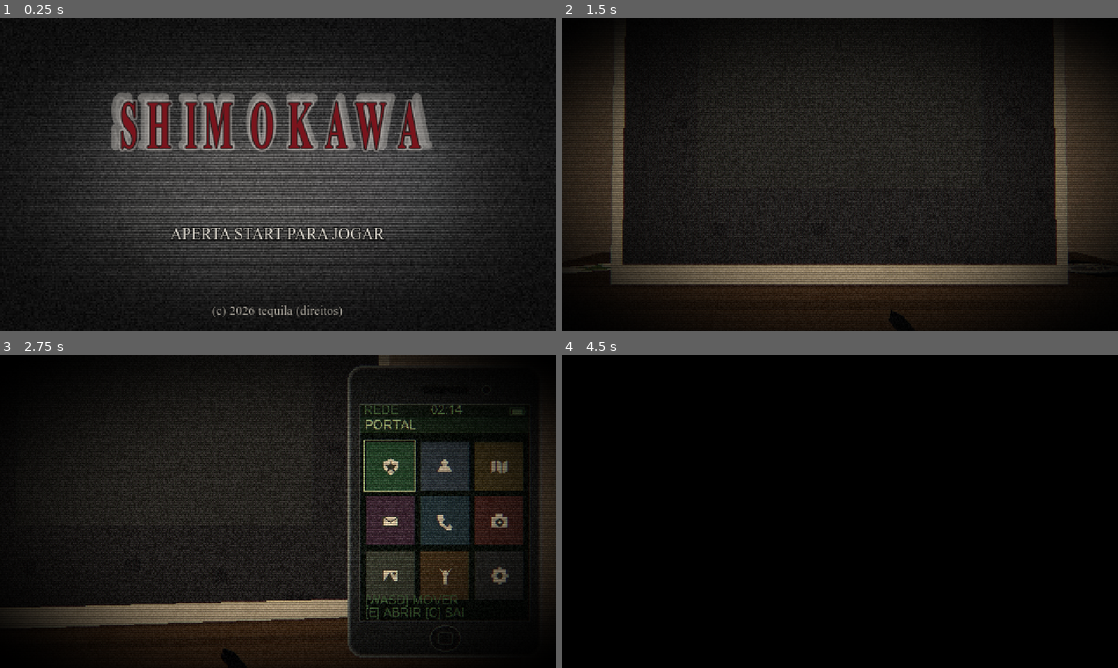
Above: before the commit, frames 1-4 (two rows, left to right).
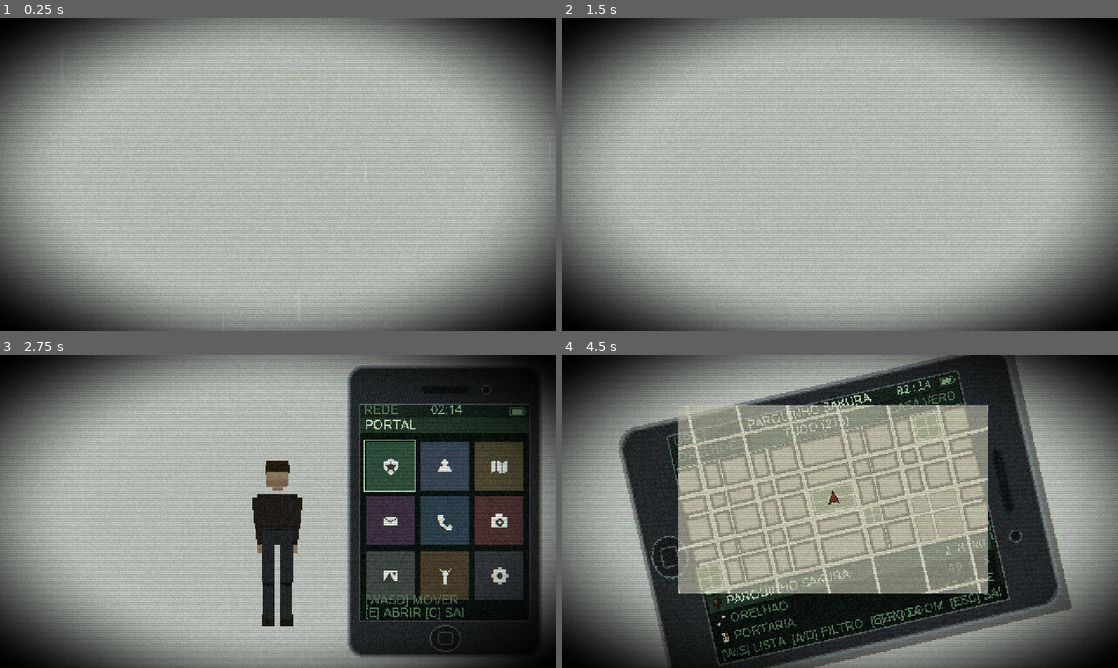
Above: after the commit, the same moments.

Repository: vareIIa/PSX
Game: Godot game, scene res://scenes/test/cidade.tscn
The game is run twice, just before and just after one commit, with the same random seed, the same clock (stepped at 60 frames per second) and the same inputs.
Inputs (mouse positions are in pixels of both pictures, inside the frame that each line leads up to):
- Up to frame 1 (0.25 s): no input
- Up to frame 2 (1.5 s): tap Enter (ui_accept) at 0.5, 0.77 s; move the mouse to (962, 158) at 0.52 s; hold Right (ui_right) 0.53-1.28 s; hold Ctrl (agachar) 0.53-1.28 s; click (962, 158) at 0.67 s; move the mouse to (728, 190) at 1.27 s; hold S (mover_tras) from 1.28 s (still down); tap V (alternar_camera) at 1.35 s
- Up to frame 3 (2.75 s): tap Enter (ui_accept) at 1.52 s; move the mouse to (333, 442) at 2.02 s; release S (mover_tras) at 2.03 s; hold Right (ui_right) from 2.03 s (still down); hold C (celular) from 2.03 s (still down)
- Up to frame 4 (4.5 s): move the mouse to (812, 574) at 2.77 s; release Right (ui_right) at 2.78 s; release C (celular) at 2.78 s; hold W (mover_frente) 2.78-3.53 s; tap Shift (correr) at 2.85 s; click (812, 574) at 2.92 s; tap Enter (ui_accept) at 3.02, 3.77 s; move the mouse to (1006, 558) at 3.52 s; hold Q (examinar) 3.53-4.28 s; hold Left (ui_left) from 3.53 s (still down); move the mouse to (673, 464) at 4.27 s; tap M (gps) at 4.35 s

The runs differ from the first frame. In frame 1, 95% of the frame differs, in the area x 0-100%, y 0-100%; in frame 2, 97%; in frame 3, 73%; in frame 4, 90%.
Error after the commit: Parse Error: Could not resolve class "Abertura", because of a parser error. (res://src/levels/cidade.gd:820)

Commit message:
Acordar FP: props calca+bota na CameraCinematica + yaw norte.
Corpo deitado lia como massa; pernas FP (unshaded) coladas na cam,
escondidas no levantar. Pin 270,-40 yaw travado (sem reorient centroid).
Commit isolado pra nao perder de novo pro restore paralelo.

Diff:
--- a/game/src/levels/abertura.gd
+++ b/game/src/levels/abertura.gd
@@ -333,6 +333,7 @@
 ## pode ter levado o corpo dele para dentro de um comodo no meio do caminho.
 var _nasceu_em := Vector3.ZERO
 var _apoio: OmniLight3D
+var _pernas_fp: Node3D = null
 ## A bicicleta da cena. Guardada porque ela acompanha o sujeito ate o poste: a
 ## abertura acaba onde a partida comeca, e o enunciado e "a bicicleta ao lado
 ## dele".
@@ -481,14 +482,8 @@
 			break
 	var onde := _jogador.global_position
 
-	# Virar pra praca antes de deitar: pes apontam pro miolo (coreto), cabeca
-	# pra fora — assim o FP olhando -eixo enquadra a praca alem das pernas.
-	var praca_alvo := _praca_mais_perto(onde)
-	if praca_alvo != Vector3.INF:
-		var para := Vector3(praca_alvo.x - onde.x, 0.0, praca_alvo.z - onde.z)
-		if para.length_squared() > 1.0:
-			# Em pe, frente do jogador = (-sin y, 0, -cos y). Olhar pra praca.
-			_jogador.rotation.y = atan2(-para.x, -para.z)
+	# Pin Cleiton/Jota: yaw travado norte (lampiao SW a esquerda).
+	_jogador.rotation.y = 0.0
 
 	var figura := _jogador.figura()
 	if figura != null:
@@ -732,6 +727,44 @@
 ## Camera na cabeca, olhando na direcao dos pes (-eixo) para as pernas encharem
 ## o terco de baixo do quadro — e a praca (coreto/igreja quando o Cleiton tiver
 ## geometria) aparecer alem delas. Sobe com o levantar ate a altura dos olhos.
+
+func _limpar_pernas_fp() -> void:
+	if _pernas_fp != null and is_instance_valid(_pernas_fp):
+		_pernas_fp.queue_free()
+	_pernas_fp = null
+
+
+func _caixa_fp(pai: Node3D, tam: Vector3, pos: Vector3, cor: Color) -> void:
+	var mi := MeshInstance3D.new()
+	var box := BoxMesh.new()
+	box.size = tam
+	mi.mesh = box
+	var mat := StandardMaterial3D.new()
+	mat.albedo_color = cor
+	mat.shading_mode = BaseMaterial3D.SHADING_MODE_UNSHADED
+	mat.texture_filter = BaseMaterial3D.TEXTURE_FILTER_NEAREST
+	mi.material_override = mat
+	pai.add_child(mi)
+	mi.position = pos
+
+
+func _montar_pernas_fp(cam: Camera3D) -> void:
+	_limpar_pernas_fp()
+	if cam == null:
+		return
+	_pernas_fp = Node3D.new()
+	_pernas_fp.name = "PernasFPAcordar"
+	cam.add_child(_pernas_fp)
+	var calca := Color("3a4555")
+	var bota := Color("0a0806")
+	for s in [-1.0, 1.0]:
+		var x: float = 0.11 * s
+		_caixa_fp(_pernas_fp, Vector3(0.14, 0.12, 0.48), Vector3(x, -0.08, -0.50), calca)
+		_caixa_fp(_pernas_fp, Vector3(0.12, 0.11, 0.40), Vector3(x, -0.14, -0.96), calca)
+		_caixa_fp(_pernas_fp, Vector3(0.13, 0.10, 0.16), Vector3(x, -0.17, -1.24), bota)
+		_caixa_fp(_pernas_fp, Vector3(0.14, 0.07, 0.14), Vector3(x, -0.20, -1.40), bota)
+
+
 func _plano_da_praca(pose: Dictionary) -> void:
 	var onde: Vector3 = pose["onde"]
 	var eixo: Vector3 = pose["eixo"]
@@ -742,32 +775,19 @@
 	# Camera pelos OSSOS (nao por eixo estimado): cabeca -> meio das canelas.
 	# Foi o que faltava pra calca+bota lerem no terco baixo em vez de cubo solto.
 	# Look-at Cleiton: igreja ~272,-66 (norte). Fallback coreto 272,-48.
-	var alvo_look := Vector3(272.0, 0.0, -52.0)
+		var alvo_look := Vector3(272.0, 0.0, -58.0)
 	var frente_praca := Vector3(alvo_look.x - onde.x, 0.0, alvo_look.z - onde.z)
 	if frente_praca.length_squared() < 0.01:
 		frente_praca = Vector3(0.0, 0.0, -1.0)
 	frente_praca = frente_praca.normalized()
 
-	var cam_de: Vector3
-	var olhar_de: Vector3
-	if figura != null:
-		var p_cabeca := _ponto_osso(figura, Corpo.Osso.CABECA)
-		var p_pe_e := _ponto_osso(figura, Corpo.Osso.CANELA_E)
-		var p_pe_d := _ponto_osso(figura, Corpo.Osso.CANELA_D)
-		var p_pes := (p_pe_e + p_pe_d) * 0.5
-		# Atras da cabeca, pernas no centro-baixo (ref 01).
-		# Mais atras/alto: ve o comprimento da calca ate a bota (nao colado no cubo).
-		cam_de = p_cabeca - frente_praca * 0.75 + Vector3.UP * 0.28
-		# Mira o CHAO entre as botas, horizontal — evita olhar pra cima no teto do coreto.
-		olhar_de = Vector3(p_pes.x, onde.y + 0.06, p_pes.z) + frente_praca * 0.90
-	else:
-		cam_de = onde + eixo * ACORDA_CABECA + Vector3.UP * ACORDA_ALTURA.x
-		olhar_de = onde - eixo * 0.2 + Vector3.UP * 0.05
-
-	var cam_ate := onde + Vector3.UP * ACORDA_ALTURA.y
-	var olhar_ate := onde + frente_praca * ACORDA_OLHAR_LONGE + Vector3.UP * 1.05
-
-	var t0 := Time.get_ticks_msec()
+	# Pin-world rasteiro + props FP na cam (Corpo deitado le como massa).
+	var cam_de := Vector3(onde.x, onde.y + 0.20, onde.z)
+	var olhar_de := Vector3(onde.x, onde.y + 0.06, onde.z) + frente_praca * 2.4
+	var cam_ate := Vector3(onde.x, onde.y + ACORDA_ALTURA.y, onde.z)
+	var olhar_ate := Vector3(onde.x, onde.y + 1.15, onde.z) + frente_praca * ACORDA_OLHAR_LONGE
+
+var t0 := Time.get_ticks_msec()
 	Cinema.mover(
 		cam_de, cam_ate,
 		olhar_de, olhar_ate,
@@ -780,14 +800,20 @@
 		_apoio.light_energy = 6.0
 		_apoio.omni_range = 10.0
 
+	_jogador.mostrar_corpo(false)
+
 	if _hud != null:
 		_hud.visible = true
 	await Cinema.clarear(2.2)
+	_montar_pernas_fp(Cinema.assumir())
 	Cinema.legenda(FALAS["acorda"], 2.2)
 	await _capturar_plano("01_acordar_chao")
 	await get_tree().create_timer(ACORDA_ANTES).timeout
 
+	_limpar_pernas_fp()
+	_jogador.mostrar_corpo(true)
 	if figura != null:
+		figura.postura(Corpo.Postura.LIVRE)
 		_levantar(figura, ACORDA_SUBIDA)
 	# Espera o MAIOR entre subida do corpo e fim do tween da camera.
 	var elapsed := (Time.get_ticks_msec() - t0) / 1000.0
--- a/game/src/render/corpo.gd
+++ b/game/src/render/corpo.gd
@@ -716,10 +716,10 @@
 ## O Node3D ja esta deitado (_deitar); aqui so articula o esqueleto.
 func _pose_deitado_acordar() -> void:
 	# Joelhos bem dobrados: coxa+canela+bota separam no FP (ref 01).
-	_girar(Osso.COXA_E, -0.95, 0.0, 0.12)
-	_girar(Osso.CANELA_E, 1.45)
-	_girar(Osso.COXA_D, -0.85, 0.0, -0.12)
-	_girar(Osso.CANELA_D, 1.35)
+	_girar(Osso.COXA_E, -1.15, 0.0, 0.18)
+	_girar(Osso.CANELA_E, 1.55)
+	_girar(Osso.COXA_D, -1.05, 0.0, -0.18)
+	_girar(Osso.CANELA_D, 1.48)
 	_girar(Osso.TORSO, 0.18)
 	_girar(Osso.BRACO_E, 0.35, 0.0, 0.45)
 	_girar(Osso.ANTEBRACO_E, 0.55)
